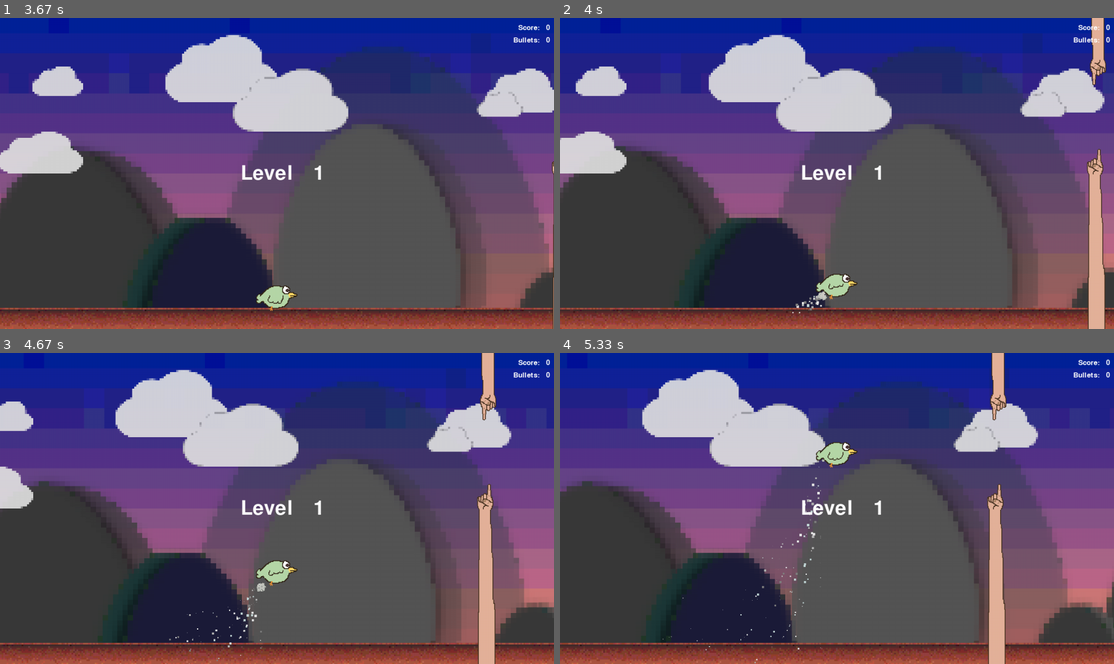
Above: before the commit, frames 1-4 (two rows, left to right).
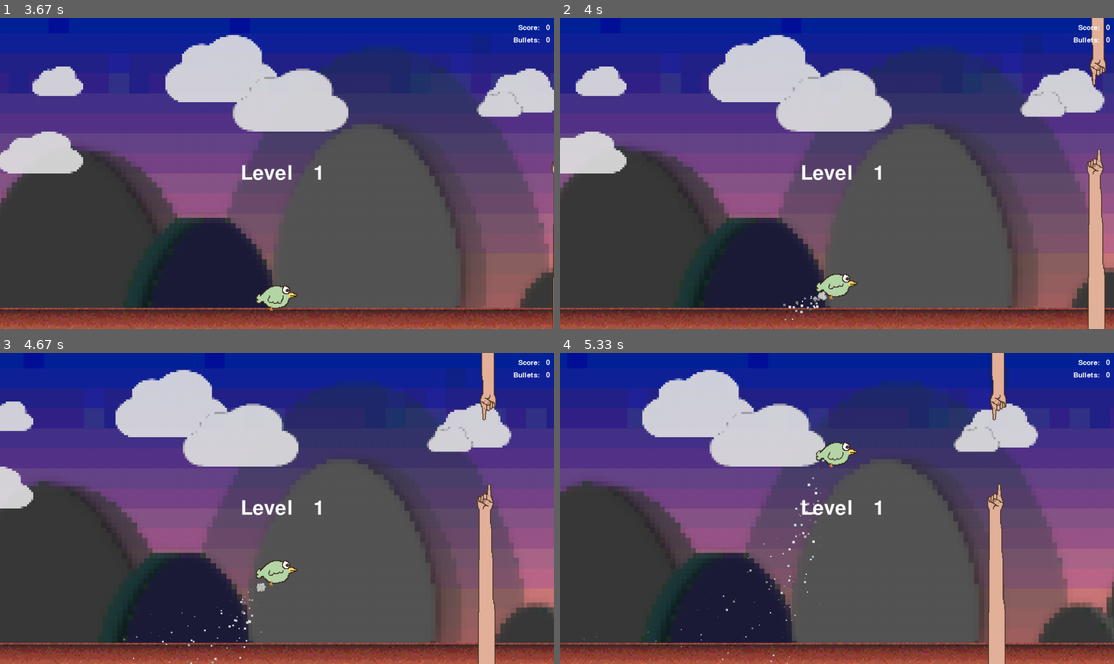
Above: after the commit, the same moments.

Repository: ryanbeard82/farty_bird
Game: pygame game, started from main.py
Same seed, same stepped clock (60 frames per second), same inputs: the game is played once before the commit and once after it.
Inputs:
- Up to frame 1 (3.67 s): tap Space at 3.33 s
- Up to frame 2 (4 s): hold Up from 3.67 s (still down)
- Up to frame 3 (4.67 s): release Up at 4.13 s; hold Up 4.17-4.53 s; hold Up from 4.57 s (still down)
- Up to frame 4 (5.33 s): release Up at 4.87 s; hold Up 4.9-5.27 s; hold Up from 5.3 s (still down)

Frame 1 is identical in both runs. In frame 2, 0.1% of the frame differs, in the area x 40-48%, y 89-98%; in frame 3, 0.2%; in frame 4, 0.3%, in the area x 4-48%, y 36-100%.

Commit message:
added turd-streaker enemy

Diff:
--- a/main.py
+++ b/main.py
@@ -3,6 +3,7 @@
 import time
 import random
 import os
+import math
 
 # Initializations
 pygame.font.init()
@@ -93,6 +94,7 @@
 STATIC_BIRD = pygame.image.load(os.path.join("assets/images","static.gif")).convert_alpha()
 DEAD_BIRD = pygame.image.load(os.path.join("assets/images", "death.png")).convert_alpha()
 FINGER_PIC = pygame.image.load(os.path.join("assets/images","finger.gif")).convert_alpha()
+TURD_STREAKER_PIC = pygame.image.load(os.path.join("assets/images","turd_streaker.png")).convert_alpha()
 
 # Particle Color Options
 FARTICLE_COLORS = [
@@ -125,6 +127,8 @@
 BUTT_BUZZ_FX = pygame.mixer.Sound(os.path.join("assets/audio/sfx","buzz.wav"))
 POWERUP_FX = pygame.mixer.Sound(os.path.join("assets/audio/sfx","powerup.wav"))
 POWERUP_FX.set_volume(.3)
+TURD_HIT_FX = pygame.mixer.Sound(os.path.join("assets/audio/sfx","turd_pop.wav"))
+TURD_WEE_FX = pygame.mixer.Sound(os.path.join("assets/audio/sfx","turd_wee.wav"))
 
 class GameObject: # GameCharacter superclass
     def __init__(self, x, y, health = 100, angle = 0, collision = False, direction = "up", image_counter = 0, playing_audio = False, draw_this_object = True):
@@ -237,6 +241,49 @@
              self.playing_audio = True
              self.SFX.play(-1).set_volume(.5)
 
+class TurdStreaker(GameObject):
+    def __init__(self, x, y):
+        super().__init__(x, y)
+        self.velocity = 3
+        self.SFX = TURD_WEE_FX
+        self.collisionSFX = TURD_HIT_FX
+        self.center_y = None
+        self.center_x = None
+        self.angle = 0
+        self.radius = 200
+        self.collisionSFX = None
+        self.image = TURD_STREAKER_PIC
+        self.mask = pygame.mask.from_surface(self.image)
+
+    def update(self, farticles):
+        if self.collision == False:
+            if self.playing_audio == False and self.x < WIDTH:
+                self.playing_audio = True
+                self.SFX.play(-1)
+
+            self.x = self.radius * math.sin(self.angle) + self.center_x
+            self.y = self.radius * math.cos(self.angle) + self.center_y
+
+            self.angle -= .025
+            self.center_x -= self.velocity
+
+            new_farticle = Farticle(self.x + self.get_width()/2, self.y + self.get_height()/2, random.randint(0, 40)/10 - 2, random.randint(0,40)/10 - 2, int(random.randint(1,3)),random.choice(POOP_COLORS))
+            farticles.append(new_farticle)
+
+        else:
+
+            self.SFX.stop()
+            self.playing_audio = False
+            self.image_counter += 1
+
+            if self.image_counter<=30:
+                self.x -= self.velocity
+            elif self.image_counter < 60:
+                self.draw_this_object = False
+                new_farticle = Farticle(self.x + self.get_width()/2, self.y + self.get_height()/2, random.randint(0, 40)/10 - 2, random.randint(0,40)/10 - 2, int(random.randint(3,6)),random.choice(POOP_COLORS))
+                farticles.append(new_farticle)
+
+
 class ButtFly(GameObject):
     def __init__(self, x, y):
         super().__init__(x, y)
@@ -283,7 +330,7 @@
     VELOCITY_MULT = 1.03
     FALL_MULT = .05
 
-    def __init__(self, x, y, state="static", powerup = False, bullets = 0, cooldown = 0):
+    def __init__(self, x, y, state="static", powerup = False, bullets = 0, cooldown = 0): #TESTING BULLETS
         super().__init__(x, y)
         self.powerup = powerup
         self.bullets = bullets
@@ -326,8 +373,8 @@
             else: self.y = 10 # lower limit (top of screen)
 
             # create farticles
-            new_farticle1 = Farticle(self.x + 10, self.y + self.get_height() - 25, random.randint(0, 40) / 10 - 4, random.randint(-5, 20) / 10, int(random.randint(2,7)), random.choice(FARTICLE_COLORS))
-            new_farticle2 = Farticle(self.x + 10, self.y + self.get_height() - 25, random.randint(0, 40) / 10 - 4, random.randint(-5, 20) / 10, int(random.randint(2,7)), random.choice(FARTICLE_COLORS))
+            new_farticle1 = Farticle(self.x + 10, self.y + self.get_height() - 25, random.randint(-20, 40) / 10 - 4, random.randint(-5, 30) / 10, int(random.randint(2,7)), random.choice(FARTICLE_COLORS))
+            new_farticle2 = Farticle(self.x + 10, self.y + self.get_height() - 25, random.randint(-20, 40) / 10 - 4, random.randint(-5, 30) / 10, int(random.randint(2,7)), random.choice(FARTICLE_COLORS))
             farticles.append(new_farticle1)
             farticles.append(new_farticle2)
 
@@ -531,8 +578,6 @@
         new_butt_fly = ButtFly(random.randint(1500,5000),300)
         butt_fly_list.append(new_butt_fly)
 
-    return butt_fly_list
-
 def spawn_powerup(powerup_list, finger_list, powerup_timer): # random chance to spawn a single powerup after the power-up timer expires
     if len(powerup_list)==0 and random.randint(0, 300) == 100:
         powerup_timer = 240
@@ -554,11 +599,13 @@
 
     return powerup_timer
 
-def kill_all_sfx(buttflys, powerups): # kills all repeating SFX (butt-fly and powerup)
+def kill_all_sfx(buttflys, powerups, turd_streakers): # kills all repeating SFX (butt-fly and powerup)
     for butt in buttflys:
         if butt.playing_audio == True: butt.kill_audio()
     for powerup in powerups:
         if powerup.playing_audio == True: powerup.kill_audio()
+    for turd in turd_streakers:
+        if turd.playing_audio == True: turd.kill_audio()
 
 def spawn_score(score_notifications, player): # shows floating score indicator
     new_score = ScoreNotifcation(WIDTH/2, player.y)
@@ -571,6 +618,14 @@
     pygame.mixer.music.load(os.path.join("assets/audio/music","game_over.wav"))
     pygame.mixer.music.play()
     pygame.mixer.music.set_endevent(GAME_OVER)
+
+def spawn_turdstreaker(turd_streakers):
+    if len(turd_streakers)==0:
+        new_turd = TurdStreaker(random.randint(1500,5000), 350)
+        new_turd.y = (HEIGHT/2 - new_turd.get_height()/2 - 50)
+        new_turd.center_y = new_turd.y
+        new_turd.center_x = new_turd.x
+        turd_streakers.append(new_turd)
 
 def main():
 
@@ -591,6 +646,7 @@
     score_notifications = []
     player_sfx_channel = None
     farticles = []
+    turd_streakers = []
 
     lost_font = pygame.font.SysFont("connectionserif", 40)
     level_font = pygame.font.SysFont("connectionserif", 70)
@@ -615,6 +671,10 @@
         for butt_fly in butt_flys:
             butt_fly.update(farticles)
             butt_fly.draw(WIN)
+
+        for turd in turd_streakers:
+            turd.update(farticles)
+            turd.draw(WIN)
 
         for powerup in powerups:
             powerup.update()
@@ -667,6 +727,9 @@
         for butt_fly in butt_flys:
             butt_fly.draw(WIN)
 
+        for turd in turd_streakers:
+            turd.draw(WIN)
+
         for powerup in powerups:
             powerup.draw(WIN)
 
@@ -726,7 +789,7 @@
                 score_notifications = spawn_score(score_notifications[:],player)
 
             if collide(finger, player) and lost == False:
-                kill_all_sfx(butt_flys, powerups)
+                kill_all_sfx(butt_flys, powerups, turd_streakers)
                 play_endgame_music()
                 play_endgame = True
                 lost = True
@@ -737,13 +800,31 @@
                     bullets.remove(bullet)
                     finger.collision = True
 
+        for turd in turd_streakers[:]:
+            if turd.x <= 0 - turd.get_width() - 100 or (turd.collision == True and turd.image_timer > 60):
+                turd.kill_audio()
+                turd_streakers.remove(turd)
+
+            if collide(turd, player) and lost == False:
+                kill_all_sfx(butt_flys, powerups, turd_streakers)
+                play_endgame_music()
+                play_endgame = True
+                lost = True
+
+            for bullet in bullets[:]:
+                if collide(bullet,turd) and turd.collision == False:
+                    turd.kill_audio()
+                    turd.collisionSFX.play()
+                    turd.collision = True
+                    bullets.remove(bullet)
+
         for butt_fly in butt_flys[:]:
             if butt_fly.x <= 0 - butt_fly.get_width():
                 butt_fly.kill_audio()
                 butt_flys.remove(butt_fly)
 
             if collide(butt_fly,player) and butt_fly.collision == False  and lost == False:
-                kill_all_sfx(butt_flys, powerups)
+                kill_all_sfx(butt_flys, powerups, turd_streakers)
                 play_endgame_music()
                 play_endgame = True
                 lost = True
@@ -785,7 +866,8 @@
 
         fingers = spawn_fingers(fingers[:])
 
-        if level > 1: butt_flys = spawn_butt_flys(butt_flys[:])
+        if level > 1: spawn_butt_flys(butt_flys)
+        if level > 0: spawn_turdstreaker(turd_streakers)
 
         keys = pygame.key.get_pressed()
         if keys[pygame.K_UP] and lost == False:
Binary file added: assets/images/turd_streaker.png
Renamed: Accessories_Master copy.pxd/QuickLook/Icon.tiff -> assets/raw_files/Accessories_Master copy.pxd/QuickLook/Icon.tiff
Renamed: Accessories_Master copy.pxd/QuickLook/Thumbnail.tiff -> assets/raw_files/Accessories_Master copy.pxd/QuickLook/Thumbnail.tiff
Renamed: Accessories_Master copy.pxd/data/0A1F29BC-F9FA-45D8-967B-D14AEE0D5270 -> assets/raw_files/Accessories_Master copy.pxd/data/0A1F29BC-F9FA-45D8-967B-D14AEE0D5270
Renamed: Accessories_Master copy.pxd/data/1ABA58A6-0FEC-4F31-956C-7E71552B9BFF -> assets/raw_files/Accessories_Master copy.pxd/data/1ABA58A6-0FEC-4F31-956C-7E71552B9BFF
Renamed: Accessories_Master copy.pxd/data/2A6818DE-1189-43B1-A4A9-E40E0BB8EA5E -> assets/raw_files/Accessories_Master copy.pxd/data/2A6818DE-1189-43B1-A4A9-E40E0BB8EA5E
Renamed: Accessories_Master copy.pxd/data/3B8854E2-797E-42F1-9A62-2DA6E50B7113 -> assets/raw_files/Accessories_Master copy.pxd/data/3B8854E2-797E-42F1-9A62-2DA6E50B7113
Renamed: Accessories_Master copy.pxd/data/41C972AF-F6DF-4838-832C-7D6432535FC2 -> assets/raw_files/Accessories_Master copy.pxd/data/41C972AF-F6DF-4838-832C-7D6432535FC2
Renamed: Accessories_Master copy.pxd/data/42624AB2-DB01-498F-8960-3D8DDA189C39 -> assets/raw_files/Accessories_Master copy.pxd/data/42624AB2-DB01-498F-8960-3D8DDA189C39
Renamed: Accessories_Master copy.pxd/data/44AEFA11-B9FB-4E70-98A3-AA0DE72E09E3 -> assets/raw_files/Accessories_Master copy.pxd/data/44AEFA11-B9FB-4E70-98A3-AA0DE72E09E3
Renamed: Accessories_Master copy.pxd/data/51033102-4597-4D43-8B2A-BACCA15633E4 -> assets/raw_files/Accessories_Master copy.pxd/data/51033102-4597-4D43-8B2A-BACCA15633E4
Renamed: Accessories_Master copy.pxd/data/58EC7F5D-F879-46B5-913A-EA7D058C3519 -> assets/raw_files/Accessories_Master copy.pxd/data/58EC7F5D-F879-46B5-913A-EA7D058C3519
(and 155 more such lines)
